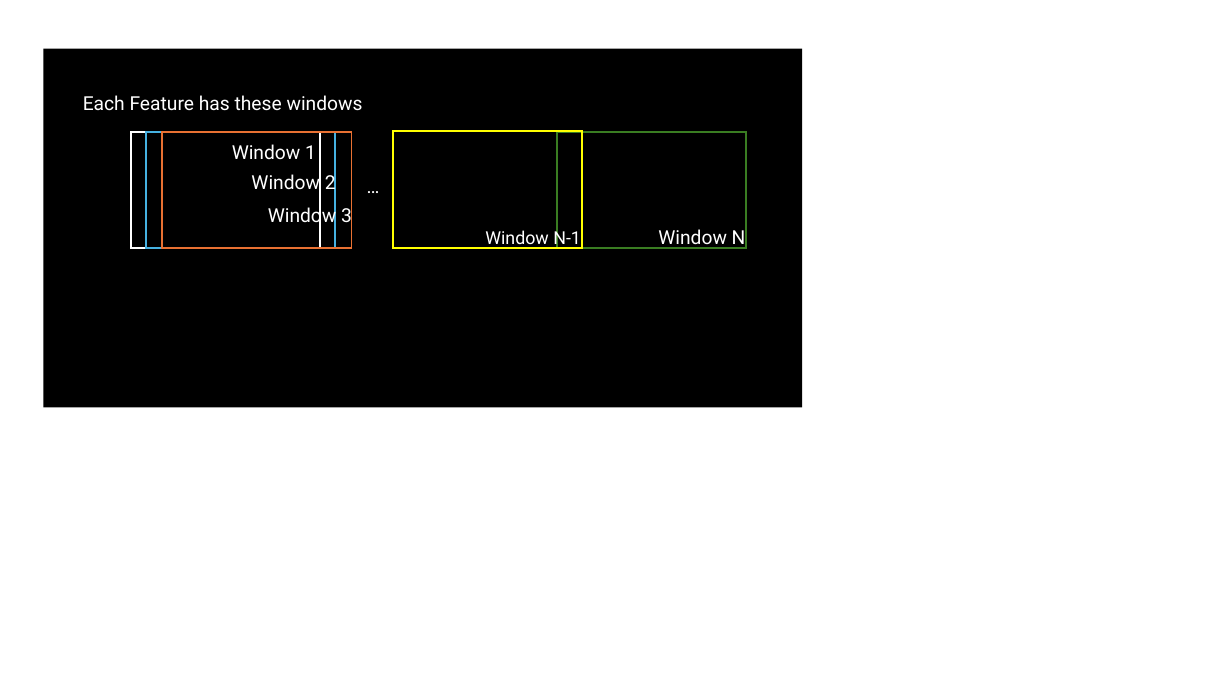
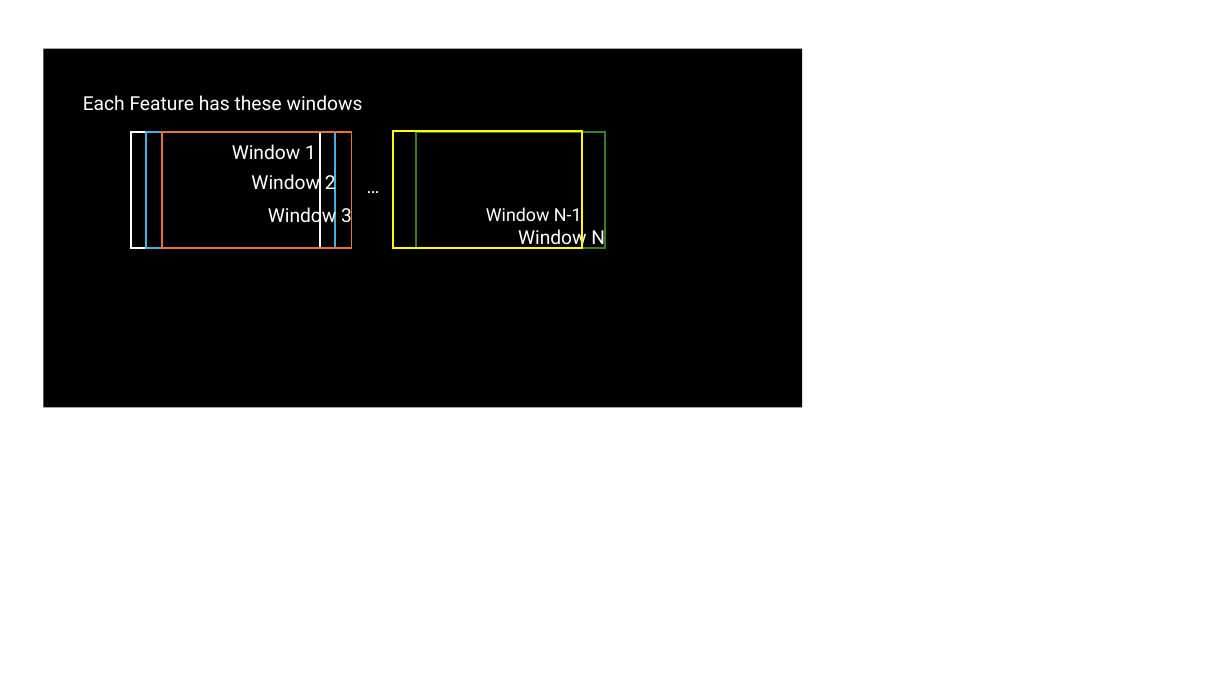
Before and after one commit to sergiosolorzano/financial-asset-gap-risk-nn-prediction, a slide deck: slide 1 of CNN-bayesian-share-price-prediction/X-Channel-Images-Project/readme_images/ppt-images.pptx. Drawn at 1232x693 pixels with LibreOffice and Linux fonts; fonts in the diff are those of the drawing. Boxes give left, top, right and bottom in pixels: in the first picture for what was removed or moved away, otherwise in the second. Text is boxed around its words. In the diff, an @@ line names an element or a change of style, - is before the commit and + after.

Commit message:
update diagram windows

```diff
--- a/CNN-bayesian-share-price-prediction/X-Channel-Images-Project/readme_images/ppt-images.pptx
+++ b/CNN-bayesian-share-price-prediction/X-Channel-Images-Project/readme_images/ppt-images.pptx
@@ rectangle: place and size @@
-rectangle at [556,131,746,248]
+rectangle at [416,131,605,248]
@@ text "Window N-1": place and size @@
-text "Window N-1" at [485,228,581,249]
+text "Window N-1" at [486,205,582,226]
@@ text "Window N": place and size @@
-text "Window N" at [658,226,746,249]
+text "Window N" at [518,226,605,249]
```
Also in this commit, not shown: 1 other file.
